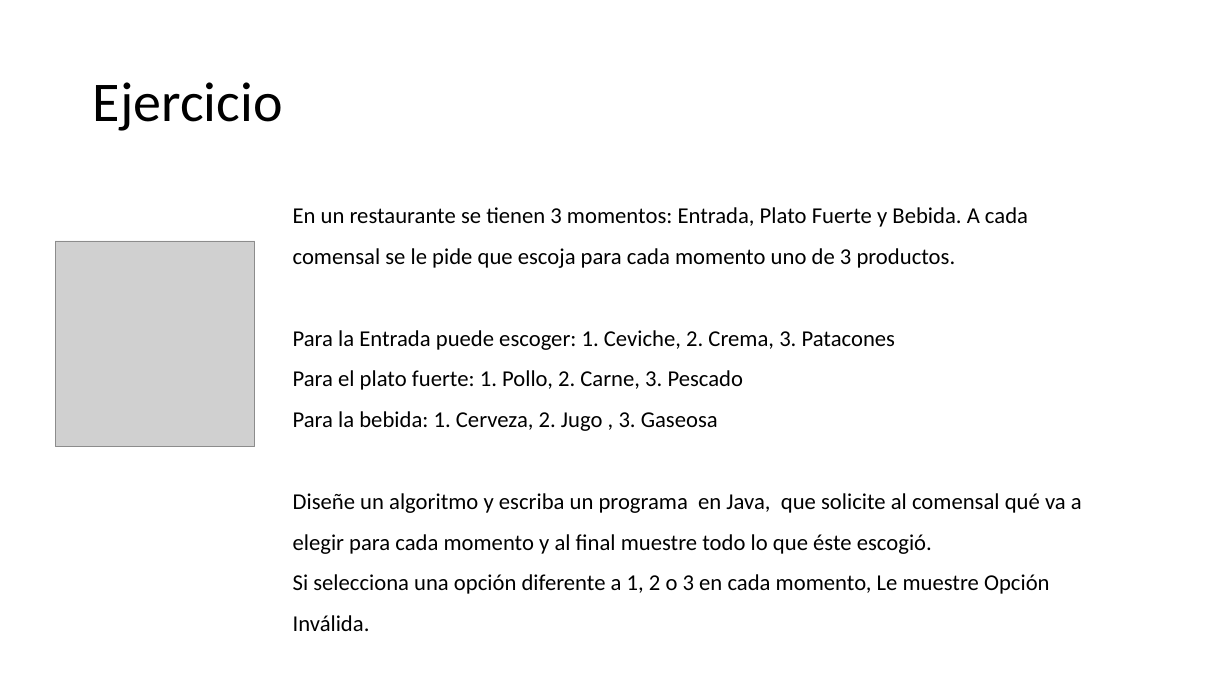
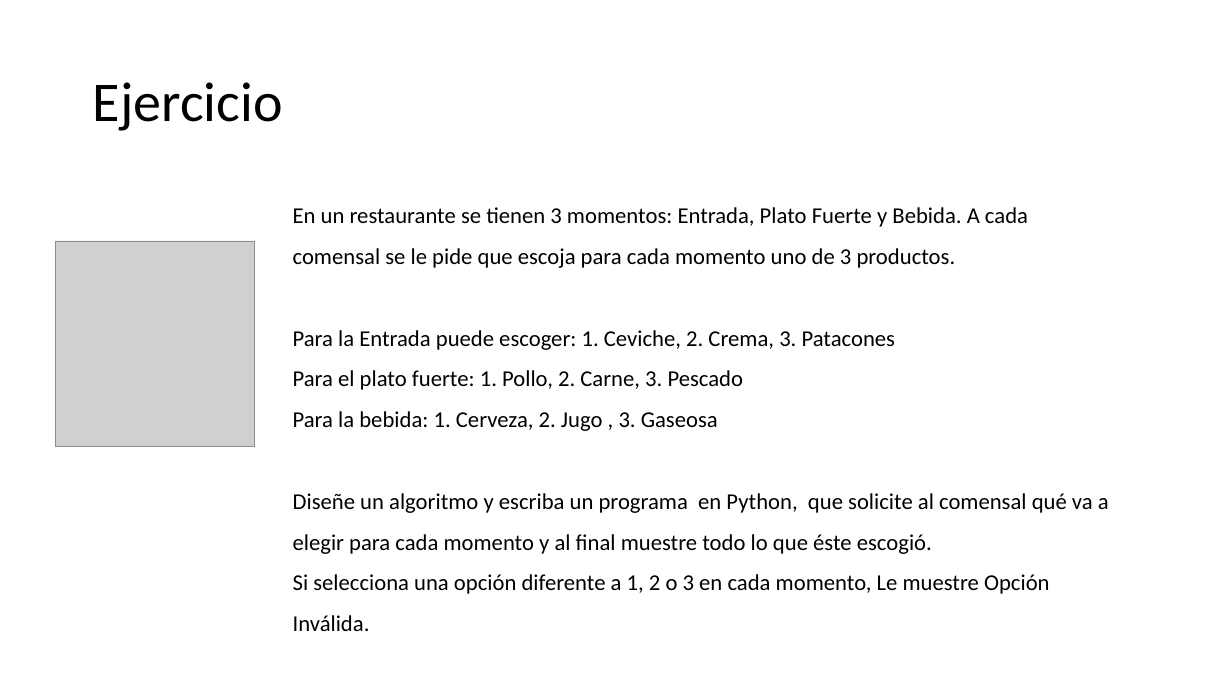
Before and after one commit to CesarLopez-Profe/Fundamentos_Python, a slide deck: slide 37 of Slides/2_Estruc_Ctrl_Condic.pptx. Drawn at 1232x693 pixels with LibreOffice and Linux fonts; fonts in the diff are those of the drawing; grey boxes stand for pictures; background and template pictures are left out. Boxes give left, top, right and bottom in pixels: in the first picture for what was removed or moved away, otherwise in the second. Text is boxed around its words. In the diff, an @@ line names an element or a change of style, - is before the commit and + after.

```diff
--- a/Slides/2_Estruc_Ctrl_Condic.pptx
+++ b/Slides/2_Estruc_Ctrl_Condic.pptx
@@ text at (x1=293, y1=493, x2=1109, y2=554): text changed @@
-Diseñe un algoritmo y escriba un programa en Java, que solicite al comensal qué va a elegir para cada momento y al final muestre todo lo que éste escogió.
+Diseñe un algoritmo y escriba un programa en Python, que solicite al comensal qué va a elegir para cada momento y al final muestre todo lo que éste escogió.
```
Also in this commit, not shown: 10 other slides changed, 1 other file.
